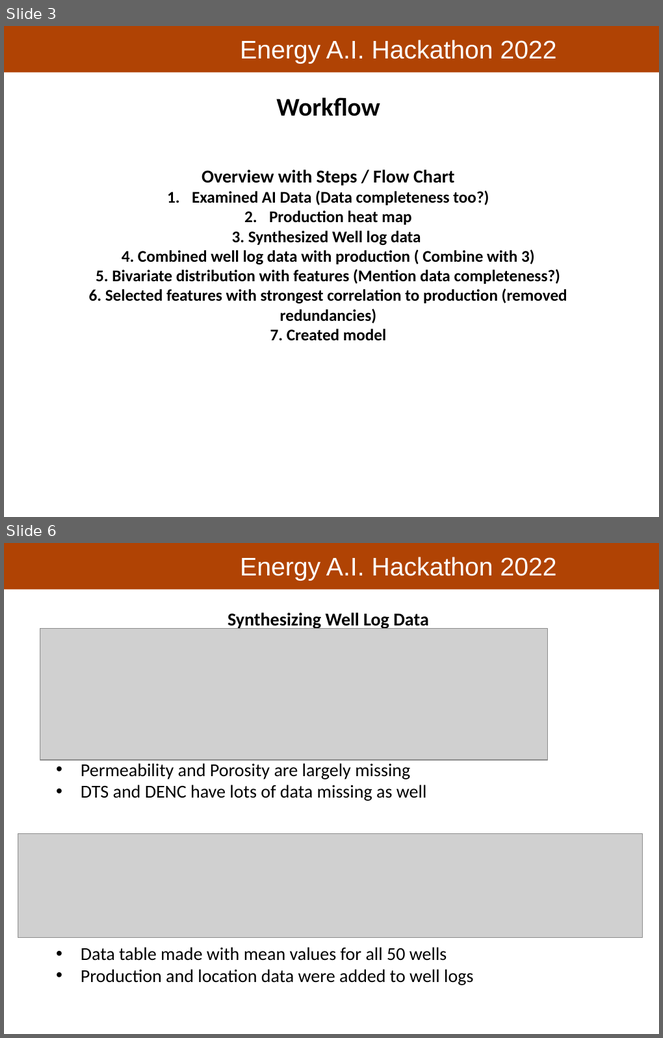
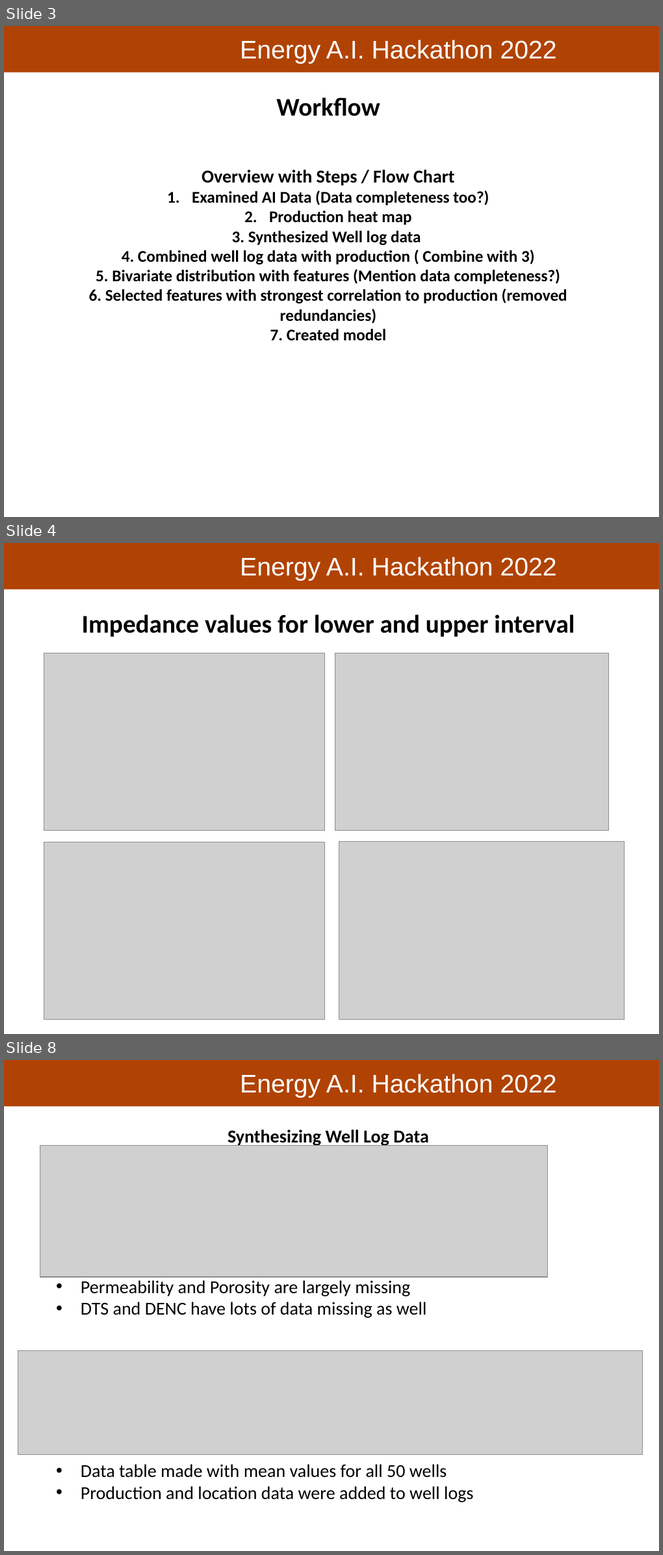
Before and after one commit to PGEHackathon/Longhorn_Energy_Club, a slide deck: Longhorn_Energy_Club_Presentation.pptx. Shown one above the other, each under a label of ours: slides 3 and 6 before the commit, slides 3, 4 and 8 after it; the slides between them are not shown. The pictures are 663x1038 and 663x1555 pixels, drawn with LibreOffice and Linux fonts; fonts in the diff are those of the drawing; grey boxes stand for pictures; background and template pictures are left out. Boxes give left, top, right and bottom in pixels: in the first picture for what was removed or moved away, otherwise in the second. Text is boxed around its words. In the diff, an @@ line names an element or a change of style, - is before the commit and + after.

```diff
--- a/Longhorn_Energy_Club_Presentation.pptx
+++ b/Longhorn_Energy_Club_Presentation.pptx
@@ slide 4 added at bbox=[4, 543, 659, 1034], background #FFFFFF; not listed: 2 template elements that a slide beside it also shows @@
@@ text added at bbox=[82, 615, 575, 637], 28 pt, text #000000, bold @@
+Impedance values for lower and upper interval
@@ picture added at bbox=[44, 653, 324, 831] @@
@@ picture added at bbox=[336, 653, 608, 831] @@
@@ picture added at bbox=[44, 843, 324, 1020] @@
@@ picture added at bbox=[339, 842, 625, 1020] @@
@@ what was slide 6 is now slide 8 @@
```
Also in this commit, not shown: 1 slide changed, 2 other slides added, 1 slide removed, 3 other files.
